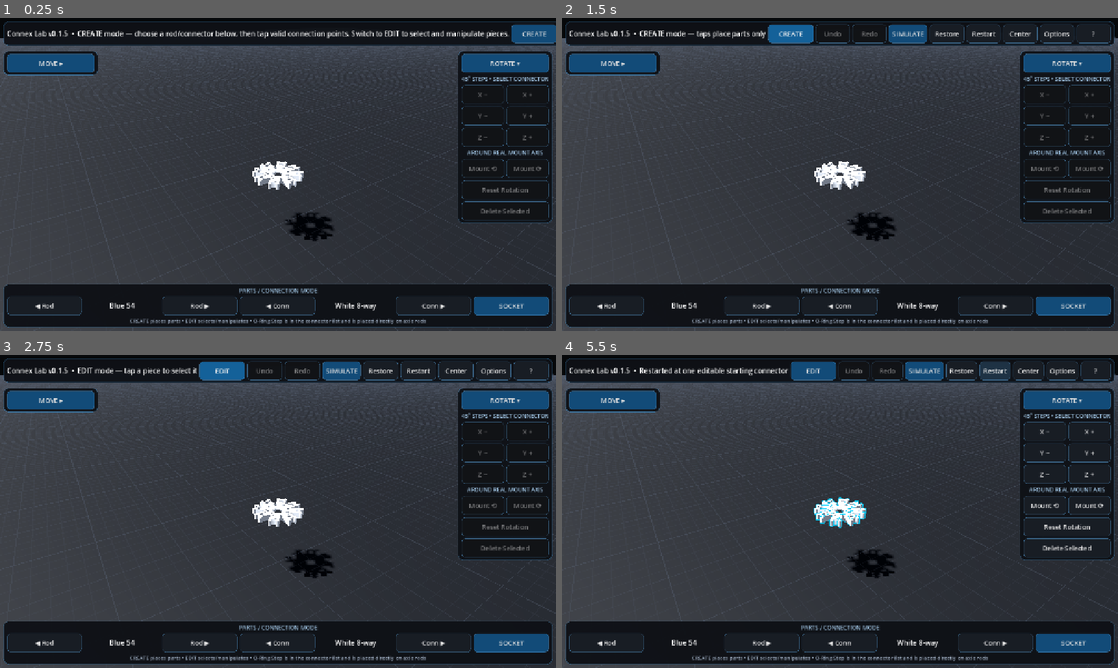
Above: before the commit, frames 1-4 (two rows, left to right).
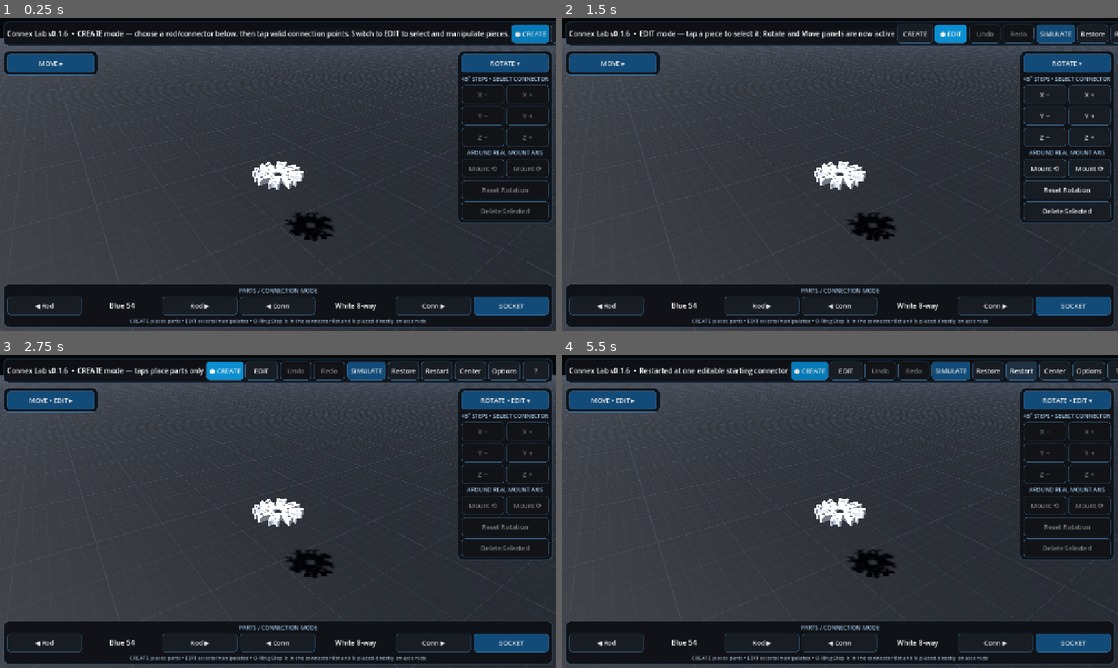
Above: after the commit, the same moments.

Repository: pixel375/connex
Game: Godot game, scene res://Main.tscn
The game is run twice, just before and just after one commit, with the same random seed, the same clock (stepped at 60 frames per second) and the same inputs.
Inputs (mouse positions are in pixels of both pictures, inside the frame that each line leads up to):
- Up to frame 1 (0.25 s): no input
- Up to frame 2 (1.5 s): click (1095, 33) at 0.5 s, where only the run before the commit has a clickable "CREATE"; click "EDIT" at 1.25 s
- Up to frame 3 (2.75 s): click "CREATE" at 2 s
- Up to frame 4 (5.5 s): click (784, 370) at 2.75 s, where only the run after the commit has a clickable "● CREATE"; click "Restart" at 3.5 s; click (812, 370) at 4.25 s, where only the run before the commit has a clickable "CREATE"; click "Restart" at 5 s

The runs differ from the first frame. In frame 1, 0.4% of the frame differs, in the area x 11-100%, y 2-9%; in frame 2, 2.7%, in the area x 11-100%, y 1-63%; in frame 3, 2.1%; in frame 4, 2.7%.

Commit message:
release: Connex Lab v0.1.6 [release]
Explicit CREATE/EDIT buttons plus stale selection-highlight rebuild fix. Validated by PR Android parse, smoke test, and APK export.

Diff:
--- a/Main.tscn
+++ b/Main.tscn
@@ -1,6 +1,6 @@
 [gd_scene load_steps=2 format=3]
 
-[ext_resource type="Script" path="res://scripts/main_v015.gd" id="1_main"]
+[ext_resource type="Script" path="res://scripts/main_v016.gd" id="1_main"]
 
 [node name="Main" type="Node3D"]
 script = ExtResource("1_main")
--- /dev/null
+++ b/scripts/main_v016.gd
@@ -0,0 +1,124 @@
+extends "res://scripts/main_v015.gd"
+
+const VERSION_016 = "0.1.6"
+
+var create_mode_button_v016: Button
+var edit_mode_button_v016: Button
+var mode_segment_v016: HBoxContainer
+
+
+func _build_ui() -> void:
+	super._build_ui()
+	if top_mode_button == null:
+		return
+
+	# v0.1.5 used one button whose label changed between CREATE and EDIT.
+	# That made the other mode effectively invisible. Replace it with an
+	# always-visible two-button segmented control.
+	var top_row: HBoxContainer = top_mode_button.get_parent() as HBoxContainer
+	if top_row == null:
+		return
+
+	top_mode_button.visible = false
+	mode_segment_v016 = HBoxContainer.new()
+	mode_segment_v016.add_theme_constant_override("separation", 2)
+	create_mode_button_v016 = _ui_button("CREATE", _enter_create_mode_v016)
+	edit_mode_button_v016 = _ui_button("EDIT", _enter_edit_mode_v016)
+	create_mode_button_v016.custom_minimum_size = Vector2(84, 44)
+	edit_mode_button_v016.custom_minimum_size = Vector2(76, 44)
+	mode_segment_v016.add_child(create_mode_button_v016)
+	mode_segment_v016.add_child(edit_mode_button_v016)
+	top_row.add_child(mode_segment_v016)
+	var old_index: int = top_mode_button.get_index()
+	top_row.move_child(mode_segment_v016, old_index + 1)
+	_refresh_mode_segment_v016()
+
+
+func _enter_create_mode_v016() -> void:
+	if simulating:
+		_status("Return to BUILD before changing mode")
+		return
+	if not edit_mode:
+		_status("CREATE mode — taps place parts only")
+		_refresh_mode_segment_v016()
+		return
+	edit_mode = false
+	_clear_selection_for_create()
+	_refresh_mode_segment_v016()
+	_update_ui()
+
+
+func _enter_edit_mode_v016() -> void:
+	if simulating:
+		_status("Return to BUILD before changing mode")
+		return
+	if edit_mode:
+		_status("EDIT mode — tap a piece to select it")
+		_refresh_mode_segment_v016()
+		return
+	edit_mode = true
+	_status("EDIT mode — tap a piece to select it; Rotate and Move panels are now active")
+	_refresh_mode_segment_v016()
+	_update_ui()
+
+
+func _refresh_mode_segment_v016() -> void:
+	if create_mode_button_v016 == null or edit_mode_button_v016 == null:
+		return
+	var active: Color = Color(0.02, 0.48, 0.72, 1.0)
+	var inactive: Color = Color(0.095, 0.115, 0.145, 0.96)
+	var active_hover: Color = Color(0.04, 0.56, 0.82, 1.0)
+	var inactive_hover: Color = Color(0.12, 0.20, 0.27, 0.98)
+
+	create_mode_button_v016.text = "● CREATE" if not edit_mode else "CREATE"
+	edit_mode_button_v016.text = "● EDIT" if edit_mode else "EDIT"
+
+	create_mode_button_v016.add_theme_stylebox_override("normal", _button_style(active if not edit_mode else inactive))
+	create_mode_button_v016.add_theme_stylebox_override("hover", _button_style(active_hover if not edit_mode else inactive_hover))
+	edit_mode_button_v016.add_theme_stylebox_override("normal", _button_style(active if edit_mode else inactive))
+	edit_mode_button_v016.add_theme_stylebox_override("hover", _button_style(active_hover if edit_mode else inactive_hover))
+
+
+# Connector/rod rebuilds queue the old MeshInstance3D children for deletion.
+# v0.1.5 refreshed the outline in the same frame and accidentally cloned those
+# queued meshes as well as the new ones, so an old 8-way highlight could remain
+# around a newly changed 1-way connector. Build the outline only from live mesh
+# children and always destroy the previous highlight first.
+func _refresh_selection_highlight() -> void:
+	_clear_selection_highlight()
+	if not edit_mode or not is_instance_valid(selected_piece):
+		return
+	var body: RigidBody3D = selected_piece
+	var highlight: Node3D = Node3D.new()
+	highlight.name = "SelectionHighlight"
+	highlighted_body = body
+	body.add_child(highlight)
+	for child_value in body.get_children():
+		var source: MeshInstance3D = child_value as MeshInstance3D
+		if source == null or source.mesh == null or source.is_queued_for_deletion():
+			continue
+		var outline: MeshInstance3D = MeshInstance3D.new()
+		outline.mesh = source.mesh
+		outline.transform = source.transform
+		outline.scale = source.scale * 1.16
+		outline.material_override = _selection_mat()
+		highlight.add_child(outline)
+
+
+func _update_ui() -> void:
+	super._update_ui()
+	# The old toggle stays hidden; the two explicit buttons are the only mode UI.
+	if top_mode_button != null:
+		top_mode_button.visible = false
+	_refresh_mode_segment_v016()
+	if rotation_collapse_button != null:
+		var rot_arrow: String = "▸" if rotation_collapsed else "▾"
+		rotation_collapse_button.text = "ROTATE %s" % rot_arrow if edit_mode else "ROTATE • EDIT %s" % rot_arrow
+	if move_collapse_button != null:
+		var move_arrow: String = "▸" if move_collapsed else "▾"
+		move_collapse_button.text = "MOVE %s" % move_arrow if edit_mode else "MOVE • EDIT %s" % move_arrow
+
+
+func _status(text: String) -> void:
+	if status_label != null:
+		status_label.text = "Connex Lab v%s  •  %s" % [VERSION_016, text]
Not shown, changed: export_presets.cfg
Not shown, changed: .github/workflows/android.yml
Not shown, changed: RELEASE_NOTES.md
